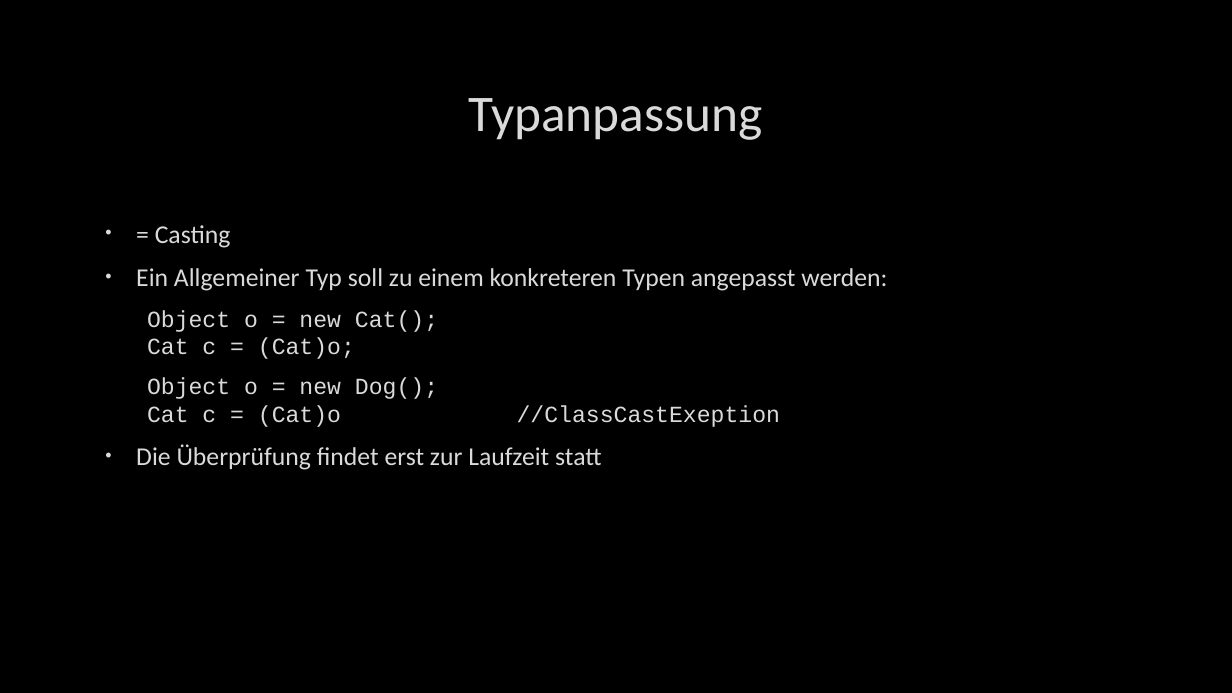
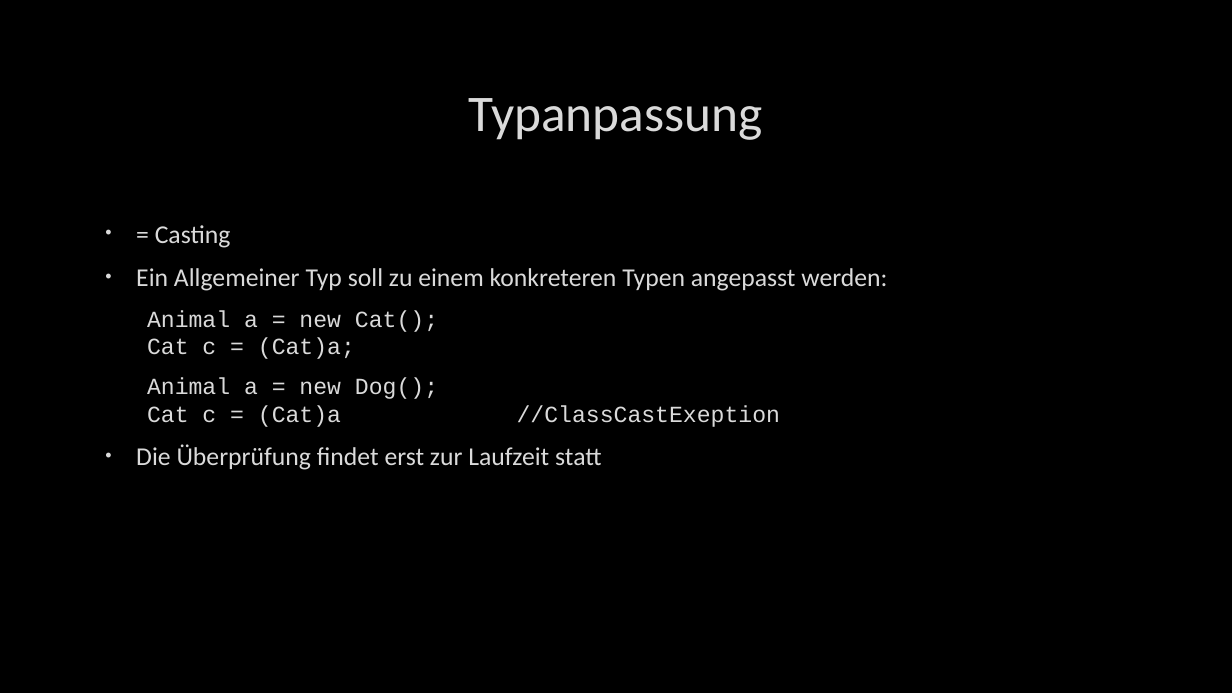
Before and after one commit to lenzge/wgplaner, a slide deck: slide 9 of Nachdenkzettel/03_Vererbung_präsi.pptx. Drawn at 1232x693 pixels with LibreOffice and Linux fonts; fonts in the diff are those of the drawing; background and template pictures are left out. Boxes give left, top, right and bottom in pixels: in the first picture for what was removed or moved away, otherwise in the second. Text is boxed around its words. In the diff, an @@ line names an element or a change of style, - is before the commit and + after.

```diff
--- a/Nachdenkzettel/03_Vererbung_präsi.pptx
+++ b/Nachdenkzettel/03_Vererbung_präsi.pptx
@@ text at (147, 310, 780, 427): text changed @@
-  Object o = new Cat();
-  Cat c = (Cat)o;
-  Object o = new Dog();
-  Cat c = (Cat)o //ClassCastExeption
+  Animal a = new Cat();
+  Cat c = (Cat)a;
+  Animal a = new Dog();
+  Cat c = (Cat)a //ClassCastExeption
```
Also in this commit, not shown: 1 other slide changed.
